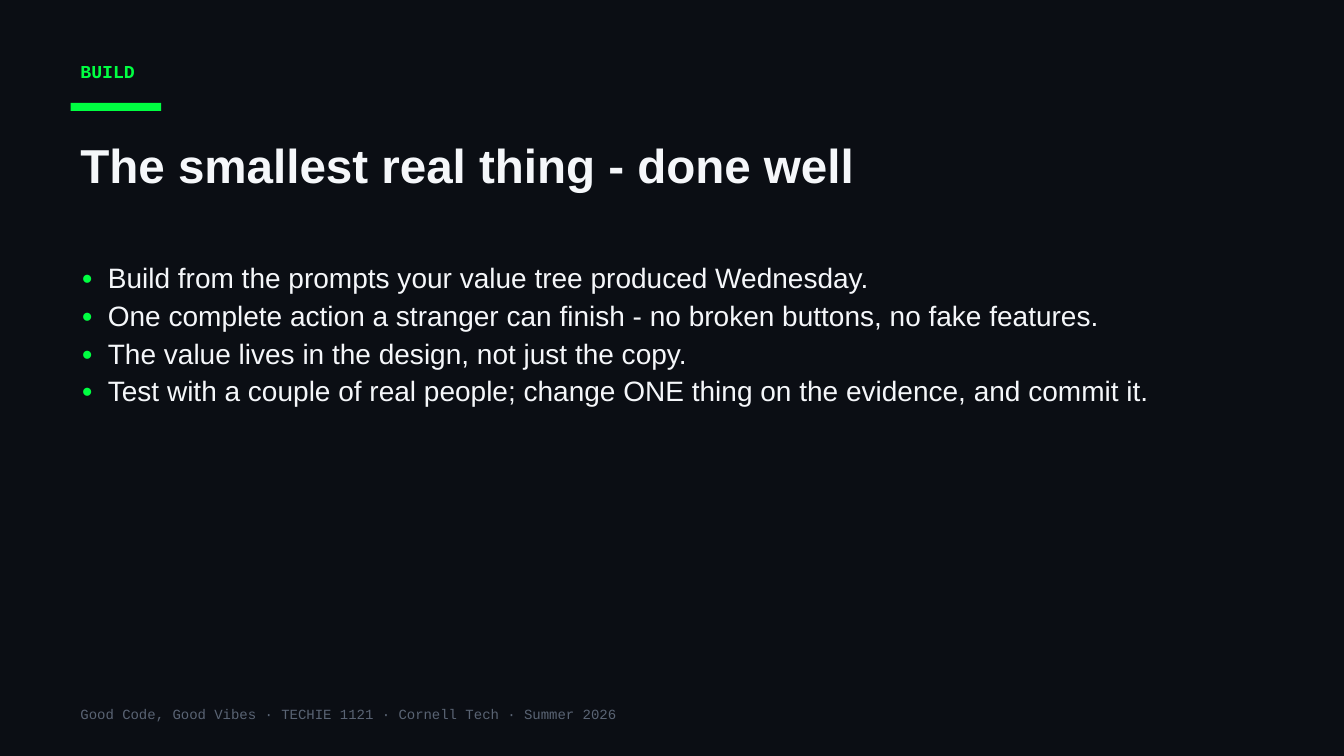
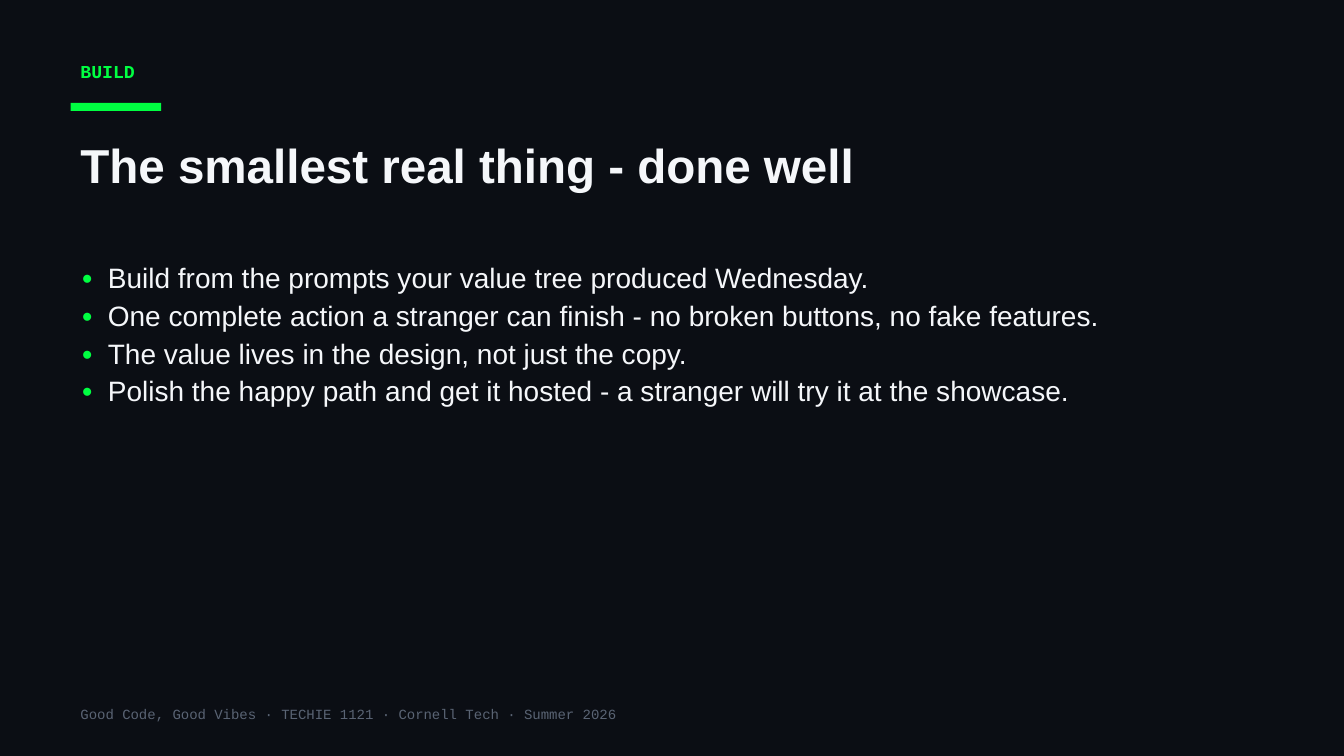
Before and after one commit to Cornell-Tech-Vibe-Coding-Summer-2026/website, a slide deck: slide 3 of slides/Week3-Thu-Final-Presentations.pptx. Drawn at 1344x756 pixels with LibreOffice and Linux fonts; fonts in the diff are those of the drawing. Boxes give left, top, right and bottom in pixels: in the first picture for what was removed or moved away, otherwise in the second. Text is boxed around its words. In the diff, an @@ line names an element or a change of style, - is before the commit and + after.

```diff
--- a/slides/Week3-Thu-Final-Presentations.pptx
+++ b/slides/Week3-Thu-Final-Presentations.pptx
@@ text at [108,380,1068,406]: text changed @@
-• Test with a couple of real people; change ONE thing on the evidence, and commit it.
+• Polish the happy path and get it hosted - a stranger will try it at the showcase.
```
Also in this commit, not shown: 6 other slides changed, 2 other files.
